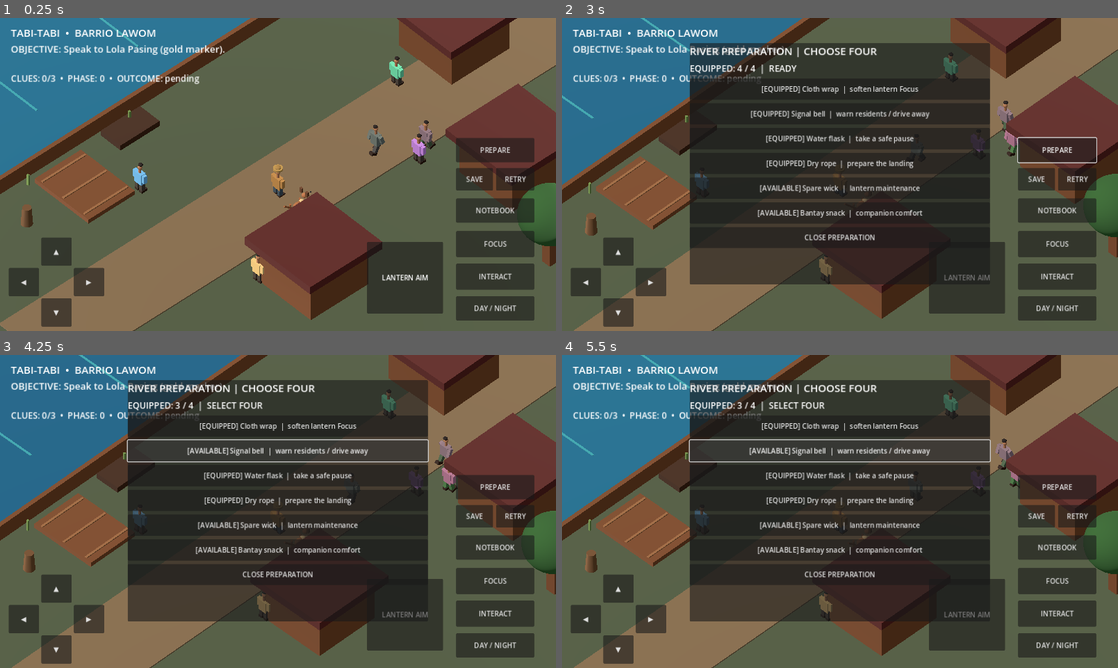
Above: before the commit, frames 1-4 (two rows, left to right).
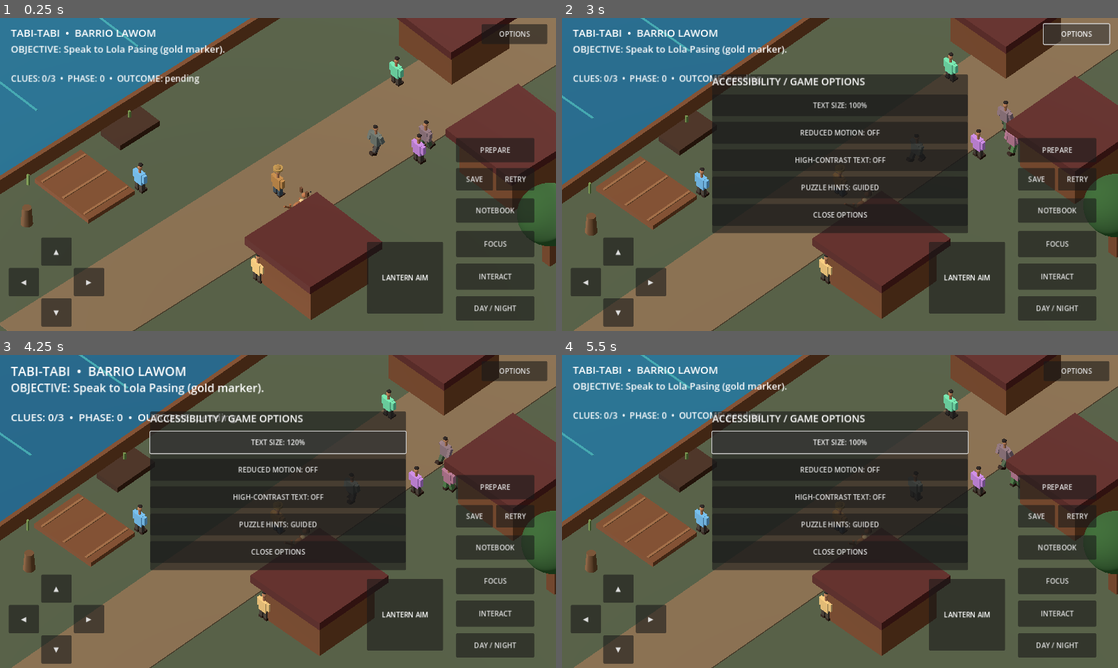
Above: after the commit, the same moments.

Repository: LokiJ07/Tabi-tabi
Game: Godot game, scene res://scenes/main.tscn
Same seed, same stepped clock (60 frames per second), same inputs: the game is played once before the commit and once after it.
Inputs (mouse positions are in pixels of both pictures, inside the frame that each line leads up to):
- Up to frame 1 (0.25 s): no input
- Up to frame 2 (3 s): click "INTERACT" at 0.5 s; click "NOTEBOOK" at 1.25 s; click "PREPARE" at 2 s; click (1079, 33) at 2.75 s, where only the run after the commit has a clickable "OPTIONS"
- Up to frame 3 (4.25 s): click (278, 442) at 3.5 s, where only the run after the commit has a clickable "TEXT SIZE: 100%"
- Up to frame 4 (5.5 s): click (840, 442) at 4.25 s, where only the run after the commit has a clickable "TEXT SIZE: 120%"; click (840, 442) at 5 s, where only the run after the commit has a clickable "TEXT SIZE: 140%"

The runs differ from the first frame. In frame 1, 0.5% of the frame differs, in the area x 86-99%, y 2-9%; in frame 2, 22%; in frame 3, 24%, in the area x 2-99%, y 2-86%; in frame 4, 22%.

Commit message:
feat: offline options panel, accessibility preferences and tiered hints

Diff:
--- /dev/null
+++ b/scripts/core/preferences.gd
@@ -0,0 +1,63 @@
+extends RefCounted
+## Offline accessibility preferences independent of canonical story saves.
+const PATH := "user://tabitabi_preferences.json"
+const TEXT_SCALES := [1.0, 1.2, 1.4]
+const HINT_LEVELS := ["STANDARD", "GUIDED", "FULL"]
+var text_scale := 1.0
+var reduced_motion := false
+var high_contrast := false
+var hint_level := 1
+
+func next_text_scale() -> void:
+	var idx := TEXT_SCALES.find(text_scale)
+	text_scale = TEXT_SCALES[(idx + 1) % TEXT_SCALES.size()]
+
+func next_hint_level() -> void:
+	hint_level = (hint_level + 1) % HINT_LEVELS.size()
+
+func to_dict() -> Dictionary:
+	return {"schema": 1, "text_scale": text_scale, "reduced_motion": reduced_motion, "high_contrast": high_contrast, "hint_level": hint_level}
+
+func from_dict(data: Variant) -> bool:
+	if typeof(data) != TYPE_DICTIONARY or int(data.get("schema", -1)) != 1:
+		return false
+	var size: float = float(data.get("text_scale", 1.0))
+	text_scale = minf(1.4, maxf(1.0, size))
+	reduced_motion = bool(data.get("reduced_motion", false))
+	high_contrast = bool(data.get("high_contrast", false))
+	hint_level = clampi(int(data.get("hint_level", 1)), 0, 2)
+	return true
+
+func save_to(path: String = PATH) -> bool:
+	var temp := path + ".tmp"
+	var file := FileAccess.open(temp, FileAccess.WRITE)
+	if file == null:
+		return false
+	file.store_string(JSON.stringify(to_dict()))
+	file.flush()
+	file.close()
+	var abs_path := ProjectSettings.globalize_path(path)
+	var old_path := abs_path + ".bak"
+	if FileAccess.file_exists(abs_path):
+		DirAccess.remove_absolute(old_path)
+		if DirAccess.rename_absolute(abs_path, old_path) != OK:
+			DirAccess.remove_absolute(ProjectSettings.globalize_path(temp))
+			return false
+	if DirAccess.rename_absolute(ProjectSettings.globalize_path(temp), abs_path) != OK:
+		if FileAccess.file_exists(old_path):
+			DirAccess.rename_absolute(old_path, abs_path)
+		return false
+	return true
+
+func load_from(path: String = PATH) -> bool:
+	for candidate in [path, path + ".bak"]:
+		if not FileAccess.file_exists(candidate):
+			continue
+		var file := FileAccess.open(candidate, FileAccess.READ)
+		if file == null:
+			continue
+		var data: Variant = JSON.parse_string(file.get_as_text())
+		file.close()
+		if from_dict(data):
+			return true
+	return false
--- a/scripts/main.gd
+++ b/scripts/main.gd
@@ -11,6 +11,7 @@
 const BantayAwareness = preload("res://scripts/ai/bantay_awareness.gd")
 const AimPad = preload("res://scripts/ui/aim_pad.gd")
 const SaveService = preload("res://scripts/core/save_service.gd")
+const Preferences = preload("res://scripts/core/preferences.gd")
 const PLAYER_SPEED := 4.2
 const COLORS := {
 	"earth": Color(0.30, 0.33, 0.23),
@@ -21,6 +22,12 @@
 	"leaf": Color(0.20, 0.36, 0.17),
 }
 var story = NightModel.new()
+var preferences = Preferences.new()
+var settings_panel: PanelContainer
+var pref_text_button: Button
+var pref_motion_button: Button
+var pref_contrast_button: Button
+var pref_hint_button: Button
 var choice_buttons: Array[Button] = []
 var stage_label: Label
 var player: CharacterBody3D
@@ -70,6 +77,7 @@
 
 
 func _ready() -> void:
+	preferences.load_from()
 	_create_world()
 	_create_ambient_walkers()
 	_create_player()
@@ -77,6 +85,7 @@
 	_create_camera()
 	_create_lighting()
 	_create_ui()
+	_apply_preferences()
 	_restore_story()
 	_update_objective()
 
@@ -110,7 +119,7 @@
 	_update_dog_warnings(delta)
 	_update_interact_hint()
 	FolkActors.animate_person(apprentice_visual, elapsed, desired.length() > 0.1)
-	camera.global_position = camera.global_position.lerp(player.global_position + Vector3(12, 17, 12), minf(1.0, delta * 4.0))
+	camera.global_position = camera.global_position.lerp(player.global_position + Vector3(12, 17, 12), 1.0 if preferences.reduced_motion else minf(1.0, delta * 4.0))
 	camera.look_at(player.global_position + Vector3(0, 0.7, 0))
 	elapsed += delta
 	if is_night and santelmo != null:
@@ -124,7 +133,7 @@
 			villager.position.z = -4.0 - 2.0 * float(i) + 1.65 * sin(elapsed * (0.35 + 0.06 * float(i)) + float(i) * 3.0)
 			FolkActors.animate_person(villager, elapsed + float(i), true)
 			villager.rotation.y = PI if cos(elapsed * (0.35 + 0.06 * float(i)) + float(i) * 3.0) > 0 else 0
-	if river_surface != null:
+	if river_surface != null and not preferences.reduced_motion:
 		var river_mat := river_surface.material_override as StandardMaterial3D
 		if river_mat != null:
 			river_mat.albedo_color = COLORS.river.lerp(Color(0.12, 0.42, 0.52), 0.5 + 0.5 * sin(elapsed * 1.2))
@@ -141,6 +150,7 @@
 		_close_dialogue()
 		_close_notebook()
 		_close_prep()
+		_close_settings()
 
 
 func _create_world() -> void:
@@ -546,6 +556,53 @@
 	kit_close.pressed.connect(_close_prep)
 	kit_stack.add_child(kit_close)
 	prep_panel.hide()
+	# Persistent accessibility options; deliberately not a second gameplay save.
+	var options_button := Button.new()
+	options_button.text = "OPTIONS"
+	options_button.anchor_left = 1.0
+	options_button.anchor_right = 1.0
+	options_button.offset_left = -171
+	options_button.offset_right = -20
+	options_button.offset_top = 14
+	options_button.offset_bottom = 60
+	options_button.pressed.connect(_open_settings)
+	root.add_child(options_button)
+	settings_panel = PanelContainer.new()
+	settings_panel.anchor_left = 0.27
+	settings_panel.anchor_right = 0.73
+	settings_panel.anchor_top = 0.18
+	settings_panel.anchor_bottom = 0.18
+	settings_panel.offset_bottom = 365
+	root.add_child(settings_panel)
+	var options_stack := VBoxContainer.new()
+	options_stack.add_theme_constant_override("separation", 13)
+	settings_panel.add_child(options_stack)
+	var options_heading := Label.new()
+	options_heading.text = "ACCESSIBILITY / GAME OPTIONS"
+	options_heading.add_theme_font_size_override("font_size", 23)
+	options_stack.add_child(options_heading)
+	pref_text_button = Button.new()
+	pref_text_button.custom_minimum_size = Vector2(360, 50)
+	pref_text_button.pressed.connect(_cycle_text_size)
+	options_stack.add_child(pref_text_button)
+	pref_motion_button = Button.new()
+	pref_motion_button.custom_minimum_size = Vector2(360, 50)
+	pref_motion_button.pressed.connect(_toggle_reduced_motion)
+	options_stack.add_child(pref_motion_button)
+	pref_contrast_button = Button.new()
+	pref_contrast_button.custom_minimum_size = Vector2(360, 50)
+	pref_contrast_button.pressed.connect(_toggle_contrast)
+	options_stack.add_child(pref_contrast_button)
+	pref_hint_button = Button.new()
+	pref_hint_button.custom_minimum_size = Vector2(360, 50)
+	pref_hint_button.pressed.connect(_cycle_hint_level)
+	options_stack.add_child(pref_hint_button)
+	var exit_options := Button.new()
+	exit_options.text = "CLOSE OPTIONS"
+	exit_options.custom_minimum_size = Vector2(360, 50)
+	exit_options.pressed.connect(_close_settings)
+	options_stack.add_child(exit_options)
+	settings_panel.hide()
 
 
 func _make_button(parent: Control, title: String, pos: Vector2, size: Vector2, down: Callable, up: Callable) -> void:
@@ -602,13 +659,16 @@
 func _update_interact_hint() -> void:
 	if interact_hint == null:
 		return
-	if dialogue.visible or notebook_panel.visible or prep_panel.visible:
+	if dialogue.visible or notebook_panel.visible or prep_panel.visible or settings_panel.visible:
 		interact_hint.text = ""
 		return
 	interact_hint.text = Nearby.caption(_nearby_target())
 
 
 func _interact() -> void:
+	if settings_panel.visible:
+		_close_settings()
+		return
 	if prep_panel.visible:
 		_close_prep()
 		return
@@ -654,6 +714,7 @@
 func _show_dialogue(value: String) -> void:
 	_close_notebook()
 	_close_prep()
+	_close_settings()
 	dialogue_text.text = value + "\n\n[INTERACT to close]"
 	dialogue.show()
 
@@ -763,7 +824,12 @@
 		if index == 2:
 			_commit_night("partial")
 		elif index == 1:
-			_show_dialogue("Watch the two reflected circles. The true light follows the slow current; the false one jitters.")
+			if preferences.hint_level == 0:
+				_show_dialogue("Compare the glows as the water moves. What did Dado observe?")
+			elif preferences.hint_level == 1:
+				_show_dialogue("One reflection moves with the slow current; the other jitters.")
+			else:
+				_show_dialogue("Full hint: the golden marker near the old mooring follows the slow current. Approach and INSPECT.")
 		elif index == 0:
 			var choice: String = santelmo.reflection_near(player.global_position) if santelmo != null else ""
 			if choice == "":
@@ -819,9 +885,75 @@
 	_save_story_silent()
 
 
+func _open_settings() -> void:
+	_close_dialogue()
+	_close_notebook()
+	_close_prep()
+	settings_panel.show()
+	_refresh_options()
+
+
+func _close_settings() -> void:
+	if settings_panel != null:
+		settings_panel.hide()
+
+
+func _refresh_options() -> void:
+	pref_text_button.text = "TEXT SIZE: %d%%" % roundi(preferences.text_scale * 100.0)
+	pref_motion_button.text = "REDUCED MOTION: %s" % ("ON" if preferences.reduced_motion else "OFF")
+	pref_contrast_button.text = "HIGH-CONTRAST TEXT: %s" % ("ON" if preferences.high_contrast else "OFF")
+	pref_hint_button.text = "PUZZLE HINTS: " + str(preferences.HINT_LEVELS[preferences.hint_level])
+
+
+func _apply_preferences() -> void:
+	var scale: float = preferences.text_scale
+	var labels: Array[Label] = [info, objective, stage_label, alarm_label, interact_hint, dog_warning_label, dialogue_text, notebook_body, prep_summary]
+	var base_sizes: Array[int] = [24, 22, 20, 18, 21, 18, 22, 21, 20]
+	for i in range(labels.size()):
+		var element: Label = labels[i]
+		if element == null:
+			continue
+		element.add_theme_font_size_override("font_size", roundi(float(base_sizes[i]) * scale))
+		if preferences.high_contrast:
+			element.add_theme_color_override("font_color", Color.WHITE)
+			element.add_theme_color_override("font_outline_color", Color.BLACK)
+			element.add_theme_constant_override("outline_size", 3)
+		else:
+			element.remove_theme_color_override("font_color")
+			element.remove_theme_color_override("font_outline_color")
+			element.remove_theme_constant_override("outline_size")
+	if settings_panel != null:
+		_refresh_options()
+
+
+func _cycle_text_size() -> void:
+	preferences.next_text_scale()
+	preferences.save_to()
+	_apply_preferences()
+
+
+func _toggle_reduced_motion() -> void:
+	preferences.reduced_motion = not preferences.reduced_motion
+	preferences.save_to()
+	_apply_preferences()
+
+
+func _toggle_contrast() -> void:
+	preferences.high_contrast = not preferences.high_contrast
+	preferences.save_to()
+	_apply_preferences()
+
+
+func _cycle_hint_level() -> void:
+	preferences.next_hint_level()
+	preferences.save_to()
+	_apply_preferences()
+
+
 func _open_prep() -> void:
 	_close_dialogue()
 	_close_notebook()
+	_close_settings()
 	prep_panel.show()
 	_refresh_prep()
 
@@ -848,6 +980,7 @@
 
 
 func _open_notebook() -> void:
+	_close_settings()
 	_close_prep()
 	if notebook_panel.visible:
 		_close_notebook()
--- /dev/null
+++ b/tests/preferences_test.gd
@@ -0,0 +1,35 @@
+extends SceneTree
+const Prefs = preload("res://scripts/core/preferences.gd")
+var failures := 0
+func _initialize() -> void:
+	call_deferred("_run")
+func verify(ok: bool, name: String) -> void:
+	if not ok:
+		failures += 1
+		printerr("Preferences regression: " + name)
+func _run() -> void:
+	var p = Prefs.new()
+	verify(is_equal_approx(p.text_scale, 1.0), "default readable scale")
+	p.next_text_scale()
+	verify(is_equal_approx(p.text_scale, 1.2), "larger font cycle")
+	p.next_text_scale()
+	verify(is_equal_approx(p.text_scale, 1.4), "largest font cycle")
+	p.next_text_scale()
+	verify(is_equal_approx(p.text_scale, 1.0), "font cycle wraps")
+	p.next_hint_level()
+	verify(p.hint_level == 2, "guided hints can increase")
+	p.high_contrast = true
+	p.reduced_motion = true
+	var path := "user://test_tabitabi_preferences.json"
+	verify(p.save_to(path), "save settings offline")
+	var reload = Prefs.new()
+	verify(reload.load_from(path), "load settings")
+	verify(reload.high_contrast and reload.reduced_motion, "accessibility persists")
+	verify(reload.hint_level == 2, "hint level persists")
+	verify(reload.from_dict({"schema": 1, "text_scale": 10.0, "hint_level": 42, "high_contrast": false, "reduced_motion": false}), "accept and clamp out-of-range settings")
+	verify(reload.text_scale <= 1.4 and reload.hint_level == 2, "clamped values")
+	verify(not reload.from_dict({"schema": 99}), "bad schema rejected")
+	DirAccess.remove_absolute(ProjectSettings.globalize_path(path))
+	DirAccess.remove_absolute(ProjectSettings.globalize_path(path + ".bak"))
+	print("Accessibility preferences tests: ", "PASS" if failures == 0 else str(failures) + " failures")
+	quit(0 if failures == 0 else 1)
Not shown, added: docs/G3_PREFERENCES.md
